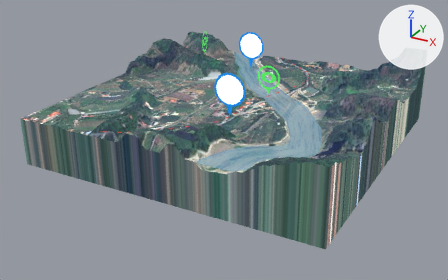
Two versions of the glTF model src/Model/SRW.glb, one commit apart.
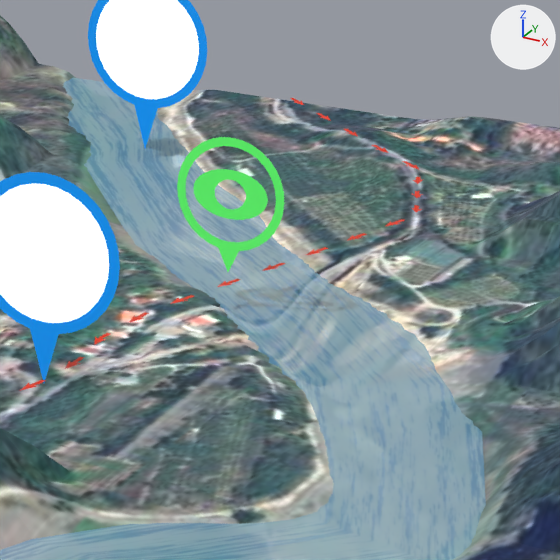
There are two pictures of each version: one whole from a 50 mm camera at (8.08, -15.66, 7.96) aimed at (-0.18, -0.63, 0.44), one close up on the part from 49% to 75% of the width and 13% to 55% of the height. Lighting does not change. The marker at upper right points along +X, +Y and +Z. Where no turn or scale is listed for an object, it has been applied to the vertices.

Names of what the first close-up shows: 'Mark_A', 'Mark_B', 'River', 'Target_A', 'Terrain', 'Tube'.
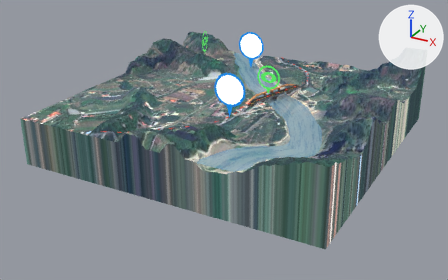
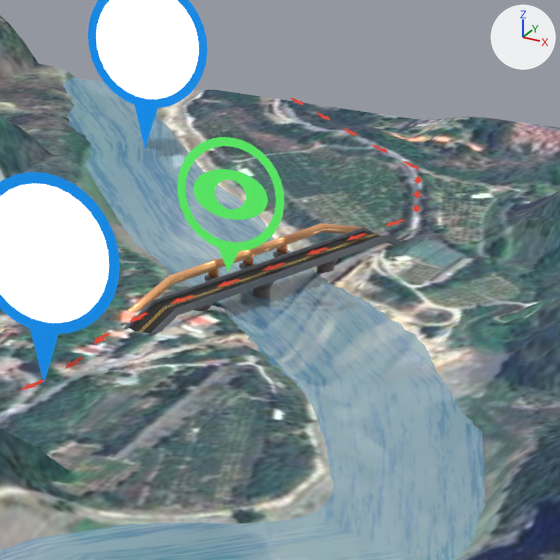
Edits to the bpy script that builds the scene:
```text
Add img_colorwheel_1:
    img_colorwheel_1 = load_image('colorwheel', '_unpacked/colorwheel', 3297, 3297, 'sRGB')
Add mat_m_colorwheel_metal:
    mat_m_colorwheel_metal = principled_material('M_ColorWheel_Metal')
    mat_m_colorwheel_metal.texture = img_colorwheel_1
    mat_m_colorwheel_metal.metallic = 0.373
    mat_m_colorwheel_metal.roughness = 0.325
Add mat_m_colorwheel:
    mat_m_colorwheel = principled_material('M_ColorWheel')
    mat_m_colorwheel.texture = img_colorwheel_1
Add me_圓柱體_004:
    me_圓柱體_004.from_pydata(...)  # 738 vertices, 1460 faces; spans x -0.36..0.37, y -1.12..1.16, z 0.0..0.44
    me_圓柱體_004.materials.append(mat_m_colorwheel_metal)  # picture img_colorwheel_1
Add me_平面_003:
    me_平面_003.from_pydata(...)  # 464 vertices, 912 faces; spans x -0.47..0.45, y -1.22..1.17, z -0.33..0.04
    me_平面_003.materials.append(mat_m_colorwheel)  # picture img_colorwheel_1
Add ob_watertube:
    ob_watertube = bpy.data.objects.new('WaterTube', me_圓柱體_004)
    ob_watertube.location = (0.712, 0.806, 1.345)
Add ob_bridge:
    ob_bridge = bpy.data.objects.new('Bridge', me_平面_003)
    ob_bridge.location = (0.955, 0.668, 1.7)
```

Boxes [x1, y1, x2, y2] around the edits, measured in the close-ups (560 x 560 px):
'Bridge', added: after [124, 227, 404, 337]
'WaterTube', added (orange): after [127, 223, 367, 312]
